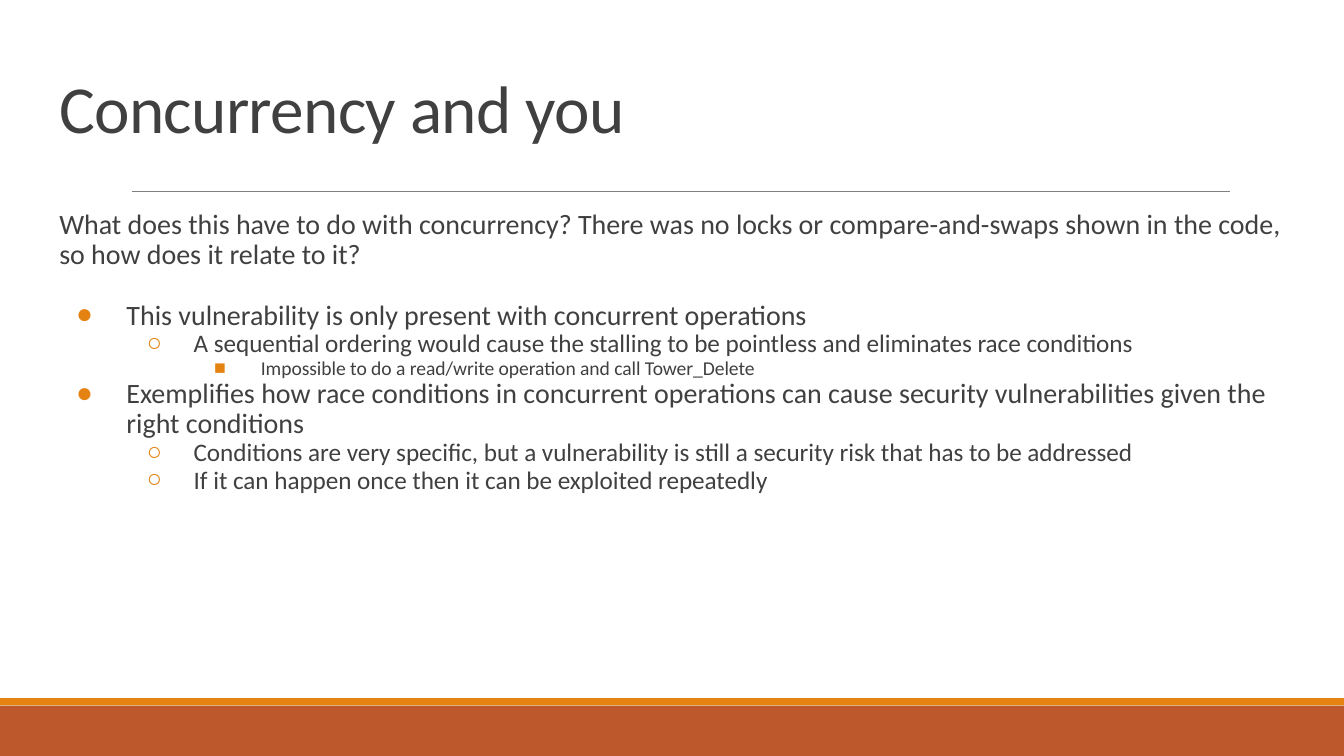
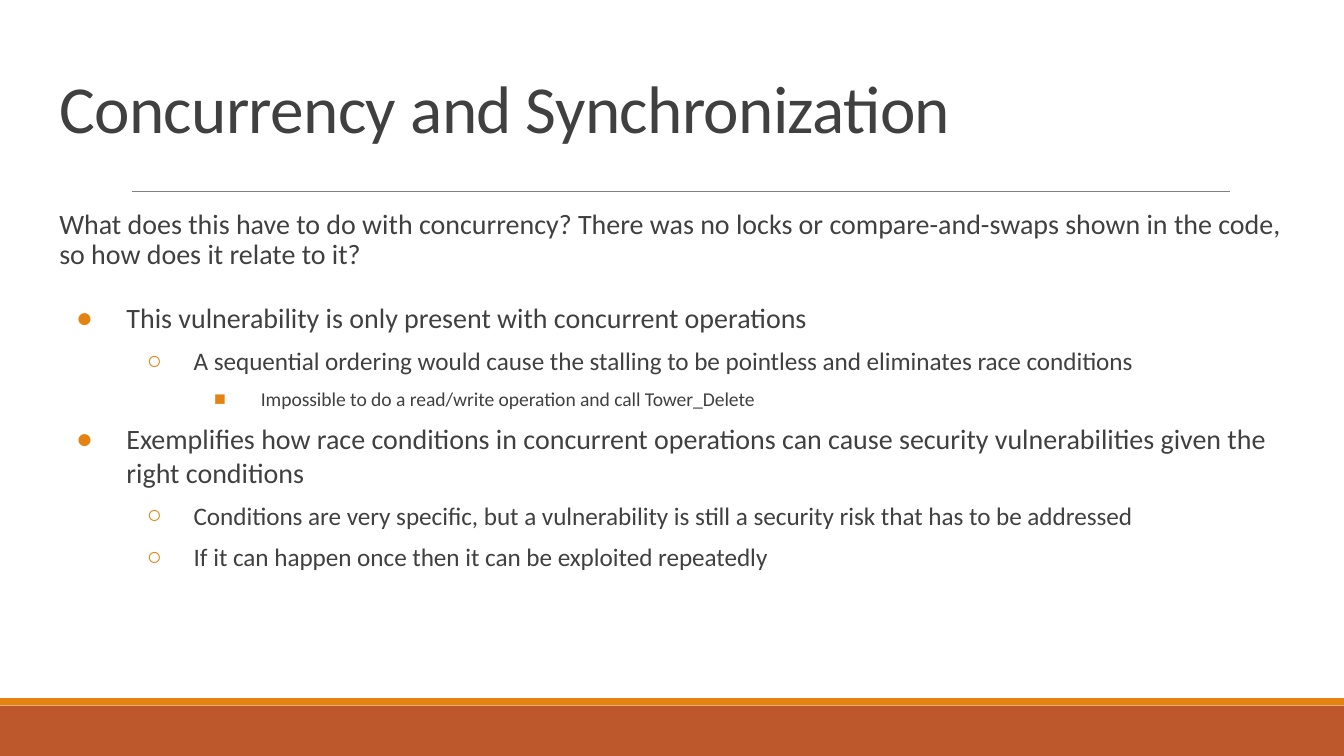
Before and after one commit to ttown386/PaVT-BST, a slide deck: slide 12 of doc/HW2/Tower Probe Race Condition.pptx (slide 11 before the commit). Drawn at 1344x756 pixels with LibreOffice and Linux fonts; fonts in the diff are those of the drawing. Boxes give left, top, right and bottom in pixels: in the first picture for what was removed or moved away, otherwise in the second. Text is boxed around its words. In the diff, an @@ line names an element or a change of style, - is before the commit and + after.

```diff
--- a/doc/HW2/Tower Probe Race Condition.pptx
+++ b/doc/HW2/Tower Probe Race Condition.pptx
@@ title at [59, 86, 950, 144]: text changed @@
-Concurrency and you
+Concurrency and Synchronization
@@ text at [126, 308, 1265, 570]: line spacing 0.9 to 1; more space between paragraphs @@
```
Also in this commit, not shown: 3 other slides changed, 13 slides added, 1 slide removed.
